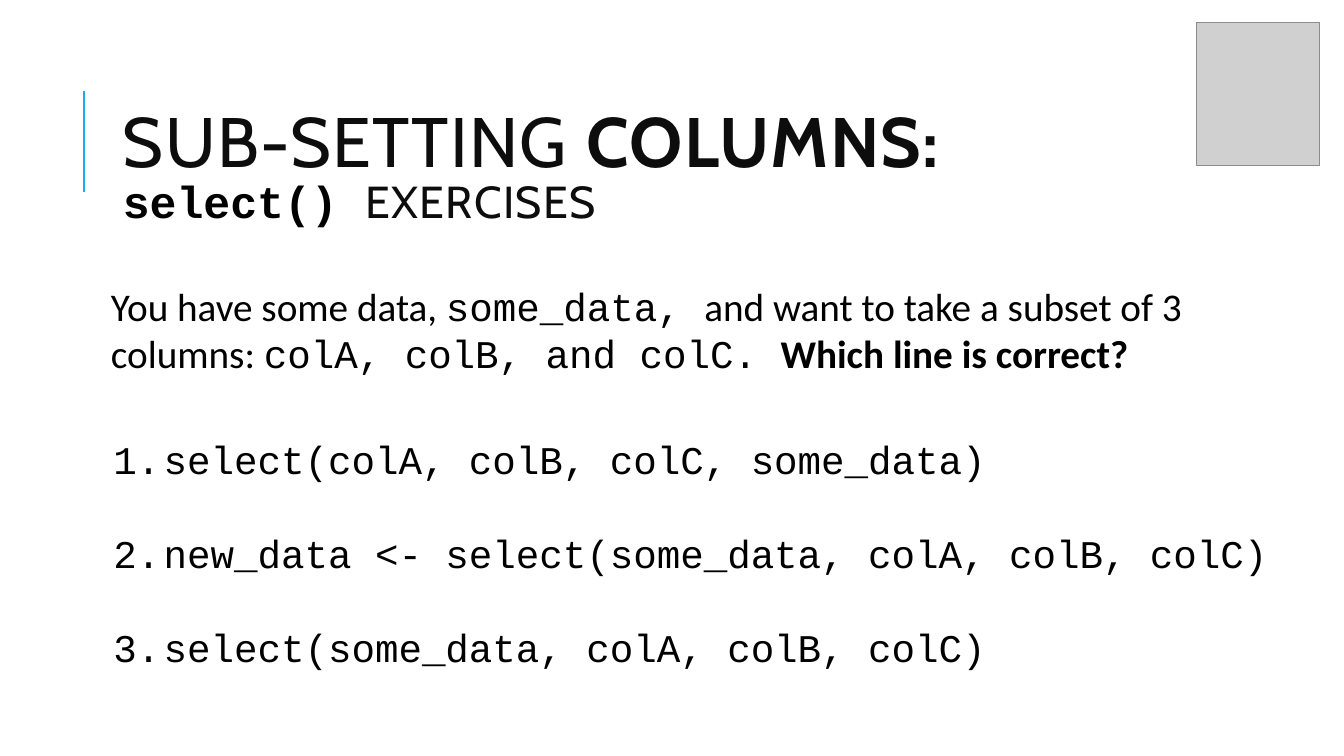
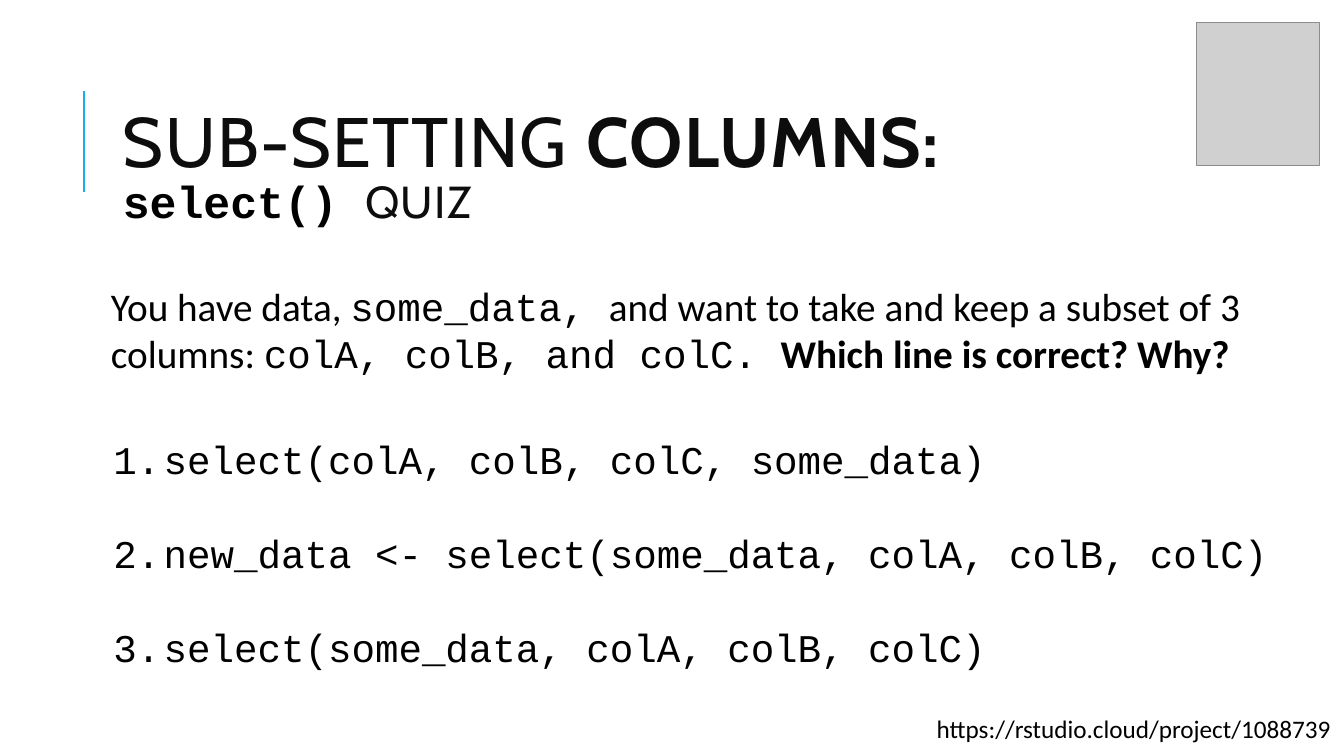
Before and after one commit to Jim89/tidy-lesson-plan, a slide deck: slide 7 of data-subsetting.pptx. Drawn at 1344x756 pixels with LibreOffice and Linux fonts; fonts in the diff are those of the drawing; grey boxes stand for pictures. Boxes give left, top, right and bottom in pixels: in the first picture for what was removed or moved away, otherwise in the second. Text is boxed around its words. In the diff, an @@ line names an element or a change of style, - is before the commit and + after.

```diff
--- a/data-subsetting.pptx
+++ b/data-subsetting.pptx
@@ text at [123,186,472,228]: text changed; font Cabin to Courier New; text colour #0D0D0D to #000000; bold on @@
-select() EXERCISES
+select() QUIZ
@@ text at [111,293,1240,375]: text changed @@
-You have some data, some_data, and want to take a subset of 3 columns: colA, colB, and colC. Which line is correct?
+You have data, some_data, and want to take and keep a subset of 3 columns: colA, colB, and colC. Which line is correct? Why?
@@ text added at [937,720,1331,743], 18 pt, text #000000 @@
+https://rstudio.cloud/project/1088739
```
Also in this commit, not shown: 8 other slides changed, 1 slide added, 4 other files.
